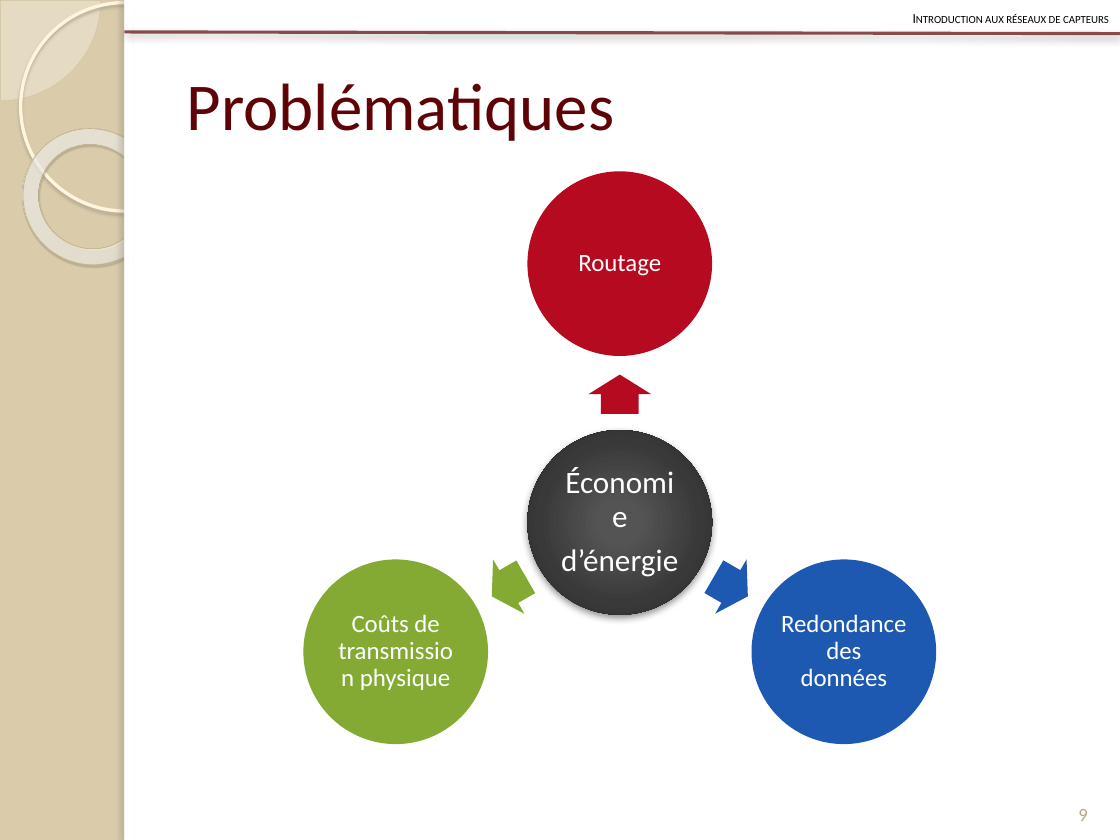
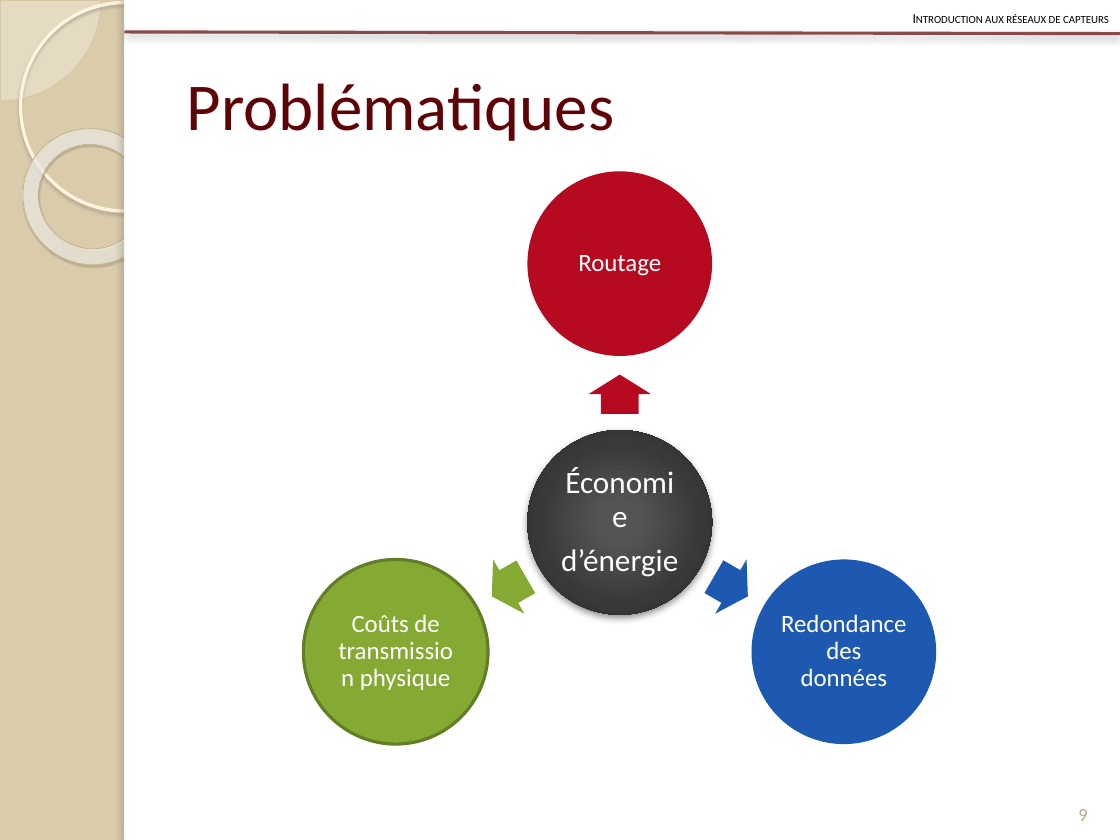
Before and after one commit to Patre/Energy-saving-in-sensors--networks, a slide deck: slide 9 of Redaction/Presentation/pres.pptx. Drawn at 1120x840 pixels with LibreOffice and Linux fonts; fonts in the diff are those of the drawing. Boxes give left, top, right and bottom in pixels: in the first picture for what was removed or moved away, otherwise in the second. Text is boxed around its words. In the diff, an @@ line names an element or a change of style, - is before the commit and + after.

```diff
--- a/Redaction/Presentation/pres.pptx
+++ b/Redaction/Presentation/pres.pptx
@@ ellipse at <box>304,560,488,745</box>: outline none to #627E26 2 pt @@
```
Also in this commit, not shown: 8 other slides changed, 8 slides added, 3 other files.
